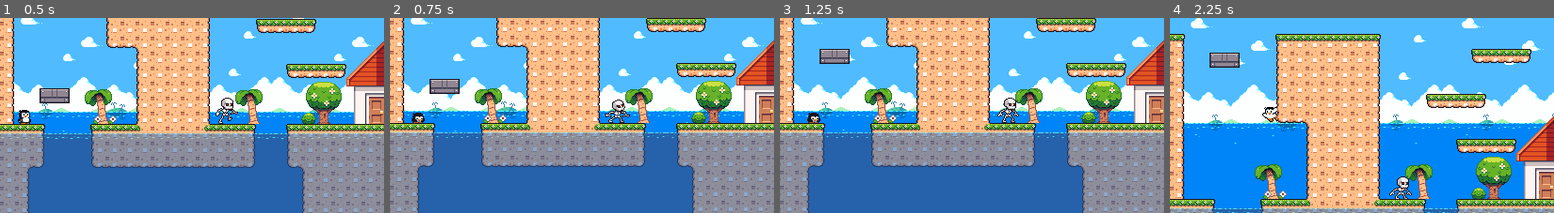
Above: before the commit, frames 1-4 (left to right).
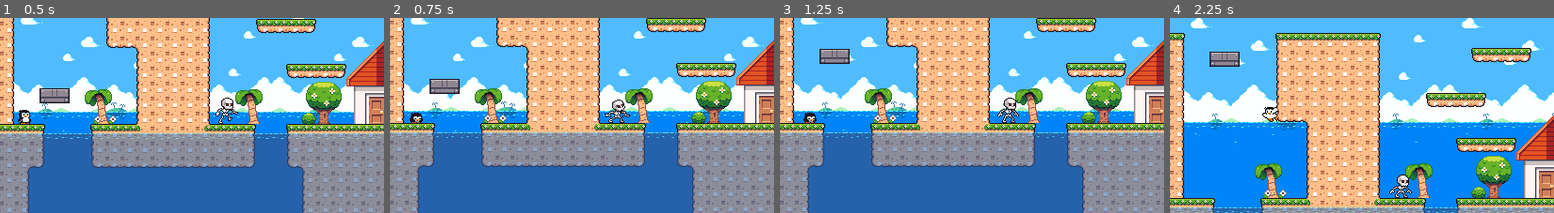
Above: after the commit, the same moments.

Repository: glVerdi/plataforma-2d
Game: Godot game, scene res://scene/tropic.tscn
Same seed, same stepped clock (60 frames per second), same inputs: the game is played once before the commit and once after it.
Inputs:
- Up to frame 1 (0.5 s): no input
- Up to frame 2 (0.75 s): hold D (right) from 0.53 s (still down); hold S (duck) from 0.53 s (still down)
- Up to frame 3 (1.25 s): keep holding D (right); keep holding S (duck); tap W (jump) at 0.77, 0.8, 1.07 s
- Up to frame 4 (2.25 s): release S (duck) at 1.28 s; tap W (jump) at 1.35, 1.52, 1.82 s; tap S (duck) at 1.55 s; release D (right) at 2.03 s; hold A (left) from 2.03 s (still down); hold S (duck) from 2.03 s (still down)

Frame 1 is identical in both runs. In frame 2, 0.1% of the frame differs, in the area x 5-10%, y 48-54%; in frame 3, 0.2%; in frame 4, 16%, in the area x 0-100%, y 7-100%.

Commit message:
Corrigindo BUG no pulo do player

Diff:
--- a/scripts/player.gd
+++ b/scripts/player.gd
@@ -120,24 +120,23 @@
 	apply_gravity(delta)
 
 	move(delta)
+
+	if Input.is_action_just_pressed("jump"):
+		go_to_jump_state()
+		return
+
+	if Input.is_action_pressed("duck"):
+		go_to_duck_state()
+		return
+
 	if velocity.x != 0:
 		go_to_walk_state()
 		return
 
-	if Input.is_action_just_pressed("jump"):
-		go_to_jump_state()
-		return
-
 func walk_state(delta):
-
 	apply_gravity(delta)
 
 	move(delta)
-
-	if Input.is_action_pressed("duck"):
-		go_to_duck_state()
-		return
-
 	if velocity.x == 0:
 		go_to_idle_state()
 		return
